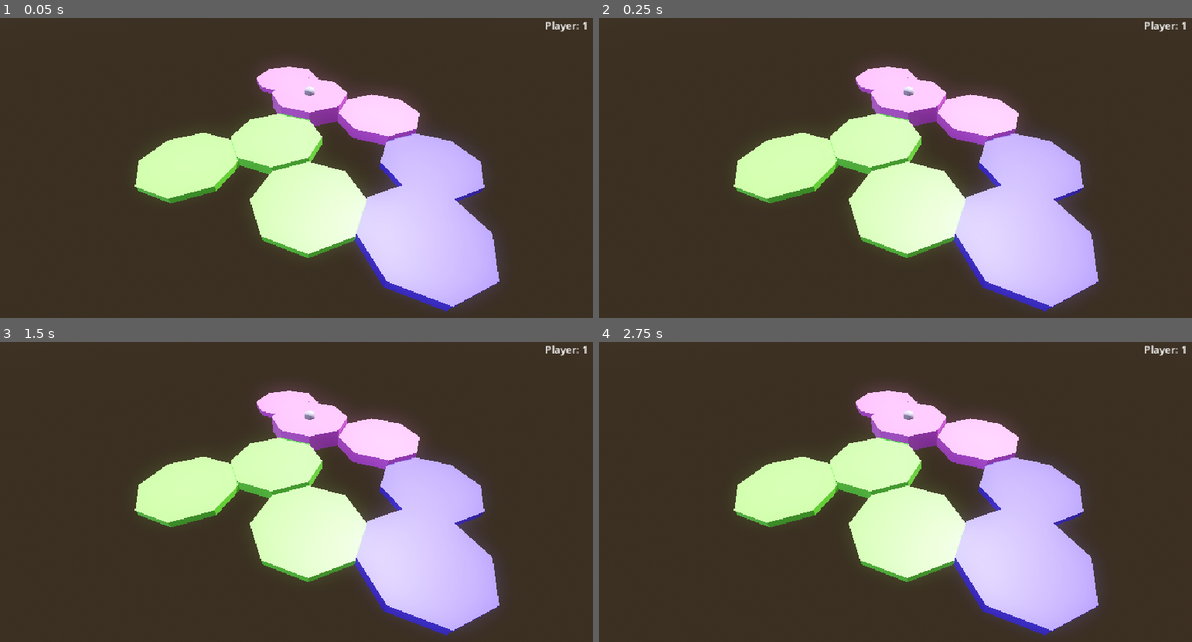
Above: before the commit, frames 1-4 (two rows, left to right).
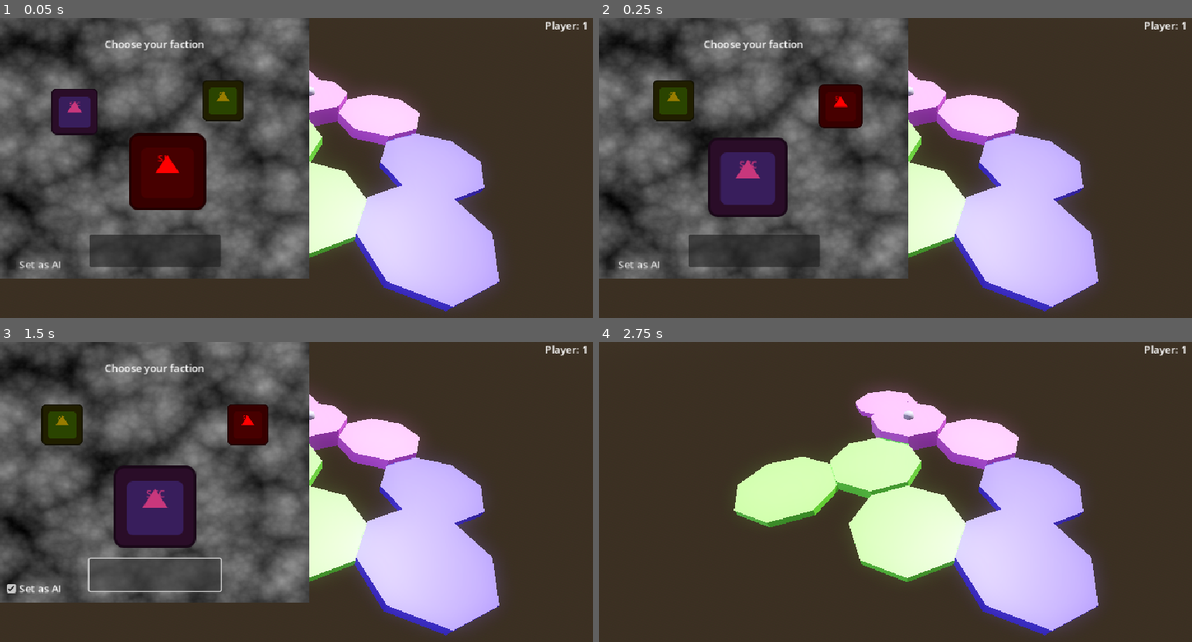
Above: after the commit, the same moments.

Repository: zlounsberry/OatsBrackeysJam2025
Game: Godot game, scene res://scenes/main.tscn
The game is run twice, just before and just after one commit, with the same random seed, the same clock (stepped at 60 frames per second) and the same inputs. The engine's default icon, where the game draws it, is replaced by a stand-in: a white triangle on a blue panel in a dark square.
Inputs (mouse positions are in pixels of both pictures, inside the frame that each line leads up to):
- Up to frame 1 (0.05 s): no input
- Up to frame 2 (0.25 s): no input
- Up to frame 3 (1.5 s): click (41, 588) at 0.5 s, where only the run after the commit has a clickable "Set as AI"; click (154, 576) at 1.27 s
- Up to frame 4 (2.75 s): click (753, 576) at 2.02 s

The runs differ from the first frame. In frame 1, 39% of the frame differs, in the area x 0-53%, y 0-87%; in frame 2, 38%; in frame 3, 40%; in frame 4, nothing differs.

Commit message:
faction selection operational

Diff:
--- /dev/null
+++ b/oatsbrackeysjam2025/assets/resources/CC.tres
@@ -0,0 +1,19 @@
+[gd_resource type="StandardMaterial3D" load_steps=3 format=3 uid="uid://8m7818qnvfcy"]
+
+[sub_resource type="FastNoiseLite" id="FastNoiseLite_q3t0x"]
+noise_type = 3
+frequency = 0.015
+fractal_type = 0
+fractal_octaves = 1
+domain_warp_enabled = true
+domain_warp_fractal_type = 0
+domain_warp_fractal_octaves = 1
+
+[sub_resource type="NoiseTexture2D" id="NoiseTexture2D_ip3nk"]
+seamless = true
+noise = SubResource("FastNoiseLite_q3t0x")
+
+[resource]
+albedo_color = Color(0.497519, 0.381771, 0.319104, 1)
+albedo_texture = SubResource("NoiseTexture2D_ip3nk")
+emission = Color(1, 1, 1, 1)
--- /dev/null
+++ b/oatsbrackeysjam2025/assets/resources/SCC.tres
@@ -0,0 +1,5 @@
+[gd_resource type="StandardMaterial3D" format=3 uid="uid://c5j3dlnejpy6l"]
+
+[resource]
+albedo_color = Color(0.557845, 0.169093, 0.670994, 1)
+emission = Color(1, 1, 1, 1)
--- /dev/null
+++ b/oatsbrackeysjam2025/assets/resources/SJ.tres
@@ -0,0 +1,5 @@
+[gd_resource type="StandardMaterial3D" format=3 uid="uid://bw3s6cwf6ch3"]
+
+[resource]
+albedo_color = Color(0.694118, 0.141176, 0.12549, 1)
+emission = Color(1, 1, 1, 1)
--- /dev/null
+++ b/oatsbrackeysjam2025/scenes/faction_selection.tscn
@@ -0,0 +1,577 @@
+[gd_scene load_steps=13 format=3 uid="uid://57epoytwmhh7"]
+
+[ext_resource type="Script" uid="uid://y6adcvth0dmn" path="res://scripts/faction_selection.gd" id="1_00o52"]
+[ext_resource type="Texture2D" uid="uid://cnadodyu0itsv" path="res://icon.svg" id="2_8e1ou"]
+
+[sub_resource type="Gradient" id="Gradient_8e1ou"]
+colors = PackedColorArray(0.597176, 0.597176, 0.597176, 1, 0, 0, 0, 1)
+
+[sub_resource type="FastNoiseLite" id="FastNoiseLite_xgy2r"]
+noise_type = 2
+
+[sub_resource type="NoiseTexture2D" id="NoiseTexture2D_gvdtk"]
+color_ramp = SubResource("Gradient_8e1ou")
+noise = SubResource("FastNoiseLite_xgy2r")
+
+[sub_resource type="Animation" id="Animation_cfxrl"]
+resource_name = "Select_SJ_left"
+length = 0.25
+step = 0.01
+tracks/0/type = "value"
+tracks/0/imported = false
+tracks/0/enabled = true
+tracks/0/path = NodePath("SCC:position")
+tracks/0/interp = 1
+tracks/0/loop_wrap = true
+tracks/0/keys = {
+"times": PackedFloat32Array(0, 0.25),
+"transitions": PackedFloat32Array(1, 1),
+"update": 0,
+"values": [Vector2(384, 128), Vector2(96, 128)]
+}
+tracks/1/type = "value"
+tracks/1/imported = false
+tracks/1/enabled = true
+tracks/1/path = NodePath("CC:position")
+tracks/1/interp = 1
+tracks/1/loop_wrap = true
+tracks/1/keys = {
+"times": PackedFloat32Array(0, 0.25),
+"transitions": PackedFloat32Array(1, 1),
+"update": 0,
+"values": [Vector2(240, 256), Vector2(384, 128)]
+}
+tracks/2/type = "value"
+tracks/2/imported = false
+tracks/2/enabled = true
+tracks/2/path = NodePath("SJ:position")
+tracks/2/interp = 1
+tracks/2/loop_wrap = true
+tracks/2/keys = {
+"times": PackedFloat32Array(0, 0.25),
+"transitions": PackedFloat32Array(1, 1),
+"update": 0,
+"values": [Vector2(96, 128), Vector2(240, 256)]
+}
+tracks/3/type = "value"
+tracks/3/imported = false
+tracks/3/enabled = true
+tracks/3/path = NodePath("SCC:scale")
+tracks/3/interp = 1
+tracks/3/loop_wrap = true
+tracks/3/keys = {
+"times": PackedFloat32Array(0, 0.25),
+"transitions": PackedFloat32Array(1, 1),
+"update": 0,
+"values": [Vector2(0.5, 0.5), Vector2(0.5, 0.5)]
+}
+tracks/4/type = "value"
+tracks/4/imported = false
+tracks/4/enabled = true
+tracks/4/path = NodePath("CC:scale")
+tracks/4/interp = 1
+tracks/4/loop_wrap = true
+tracks/4/keys = {
+"times": PackedFloat32Array(0, 0.25),
+"transitions": PackedFloat32Array(1, 1),
+"update": 0,
+"values": [Vector2(1, 1), Vector2(0.5, 0.5)]
+}
+tracks/5/type = "value"
+tracks/5/imported = false
+tracks/5/enabled = true
+tracks/5/path = NodePath("SJ:scale")
+tracks/5/interp = 1
+tracks/5/loop_wrap = true
+tracks/5/keys = {
+"times": PackedFloat32Array(0, 0.25),
+"transitions": PackedFloat32Array(1, 1),
+"update": 0,
+"values": [Vector2(0.5, 0.5), Vector2(1, 1)]
+}
+
+[sub_resource type="Animation" id="Animation_nrkqb"]
+resource_name = "Select_SJ_right"
+length = 0.25
+step = 0.01
+tracks/0/type = "value"
+tracks/0/imported = false
+tracks/0/enabled = true
+tracks/0/path = NodePath("SCC:position")
+tracks/0/interp = 1
+tracks/0/loop_wrap = true
+tracks/0/keys = {
+"times": PackedFloat32Array(0, 0.25),
+"transitions": PackedFloat32Array(1, 1),
+"update": 0,
+"values": [Vector2(240, 256), Vector2(96, 128)]
+}
+tracks/1/type = "value"
+tracks/1/imported = false
+tracks/1/enabled = true
+tracks/1/path = NodePath("CC:position")
+tracks/1/interp = 1
+tracks/1/loop_wrap = true
+tracks/1/keys = {
+"times": PackedFloat32Array(0, 0.25),
+"transitions": PackedFloat32Array(1, 1),
+"update": 0,
+"values": [Vector2(96, 128), Vector2(384, 128)]
+}
+tracks/2/type = "value"
+tracks/2/imported = false
+tracks/2/enabled = true
+tracks/2/path = NodePath("SJ:position")
+tracks/2/interp = 1
+tracks/2/loop_wrap = true
+tracks/2/keys = {
+"times": PackedFloat32Array(0, 0.25),
+"transitions": PackedFloat32Array(1, 1),
+"update": 0,
+"values": [Vector2(384, 128), Vector2(240, 256)]
+}
+tracks/3/type = "value"
+tracks/3/imported = false
+tracks/3/enabled = true
+tracks/3/path = NodePath("SCC:scale")
+tracks/3/interp = 1
+tracks/3/loop_wrap = true
+tracks/3/keys = {
+"times": PackedFloat32Array(0, 0.25),
+"transitions": PackedFloat32Array(1, 1),
+"update": 0,
+"values": [Vector2(1, 1), Vector2(0.5, 0.5)]
+}
+tracks/4/type = "value"
+tracks/4/imported = false
+tracks/4/enabled = true
+tracks/4/path = NodePath("CC:scale")
+tracks/4/interp = 1
+tracks/4/loop_wrap = true
+tracks/4/keys = {
+"times": PackedFloat32Array(0, 0.25),
+"transitions": PackedFloat32Array(1, 1),
+"update": 0,
+"values": [Vector2(0.5, 0.5), Vector2(0.5, 0.5)]
+}
+tracks/5/type = "value"
+tracks/5/imported = false
+tracks/5/enabled = true
+tracks/5/path = NodePath("SJ:scale")
+tracks/5/interp = 1
+tracks/5/loop_wrap = true
+tracks/5/keys = {
+"times": PackedFloat32Array(0, 0.25),
+"transitions": PackedFloat32Array(1, 1),
+"update": 0,
+"values": [Vector2(0.5, 0.5), Vector2(1, 1)]
+}
+
+[sub_resource type="Animation" id="Animation_8e1ou"]
+resource_name = "Select_SCC_right"
+length = 0.25
+step = 0.01
+tracks/0/type = "value"
+tracks/0/imported = false
+tracks/0/enabled = true
+tracks/0/path = NodePath("SCC:position")
+tracks/0/interp = 1
+tracks/0/loop_wrap = true
+tracks/0/keys = {
+"times": PackedFloat32Array(0, 0.25),
+"transitions": PackedFloat32Array(1, 1),
+"update": 0,
+"values": [Vector2(384, 128), Vector2(240, 256)]
+}
+tracks/1/type = "value"
+tracks/1/imported = false
+tracks/1/enabled = true
+tracks/1/path = NodePath("CC:position")
+tracks/1/interp = 1
+tracks/1/loop_wrap = true
+tracks/1/keys = {
+"times": PackedFloat32Array(0, 0.25),
+"transitions": PackedFloat32Array(1, 1),
+"update": 0,
+"values": [Vector2(240, 256), Vector2(96, 128)]
+}
+tracks/2/type = "value"
+tracks/2/imported = false
+tracks/2/enabled = true
+tracks/2/path = NodePath("SJ:position")
+tracks/2/interp = 1
+tracks/2/loop_wrap = true
+tracks/2/keys = {
+"times": PackedFloat32Array(0, 0.25),
+"transitions": PackedFloat32Array(1, 1),
+"update": 0,
+"values": [Vector2(96, 128), Vector2(384, 128)]
+}
+tracks/3/type = "value"
+tracks/3/imported = false
+tracks/3/enabled = true
+tracks/3/path = NodePath("SCC:scale")
+tracks/3/interp = 1
+tracks/3/loop_wrap = true
+tracks/3/keys = {
+"times": PackedFloat32Array(0, 0.25),
+"transitions": PackedFloat32Array(1, 1),
+"update": 0,
+"values": [Vector2(0.5, 0.5), Vector2(1, 1)]
+}
+tracks/4/type = "value"
+tracks/4/imported = false
+tracks/4/enabled = true
+tracks/4/path = NodePath("CC:scale")
+tracks/4/interp = 1
+tracks/4/loop_wrap = true
+tracks/4/keys = {
+"times": PackedFloat32Array(0, 0.25),
+"transitions": PackedFloat32Array(1, 1),
+"update": 0,
+"values": [Vector2(1, 1), Vector2(0.5, 0.5)]
+}
+tracks/5/type = "value"
+tracks/5/imported = false
+tracks/5/enabled = true
+tracks/5/path = NodePath("SJ:scale")
+tracks/5/interp = 1
+tracks/5/loop_wrap = true
+tracks/5/keys = {
+"times": PackedFloat32Array(0, 0.25),
+"transitions": PackedFloat32Array(1, 1),
+"update": 0,
+"values": [Vector2(0.5, 0.5), Vector2(0.5, 0.5)]
+}
+
+[sub_resource type="Animation" id="Animation_7cvuc"]
+resource_name = "Select_SCC_left"
+length = 0.25
+step = 0.01
+tracks/0/type = "value"
+tracks/0/imported = false
+tracks/0/enabled = true
+tracks/0/path = NodePath("SCC:position")
+tracks/0/interp = 1
+tracks/0/loop_wrap = true
+tracks/0/keys = {
+"times": PackedFloat32Array(0, 0.25),
+"transitions": PackedFloat32Array(1, 1),
+"update": 0,
+"values": [Vector2(96, 128), Vector2(240, 256)]
+}
+tracks/1/type = "value"
+tracks/1/imported = false
+tracks/1/enabled = true
+tracks/1/path = NodePath("CC:position")
+tracks/1/interp = 1
+tracks/1/loop_wrap = true
+tracks/1/keys = {
+"times": PackedFloat32Array(0, 0.25),
+"transitions": PackedFloat32Array(1, 1),
+"update": 0,
+"values": [Vector2(384, 128), Vector2(96, 128)]
+}
+tracks/2/type = "value"
+tracks/2/imported = false
+tracks/2/enabled = true
+tracks/2/path = NodePath("SJ:position")
+tracks/2/interp = 1
+tracks/2/loop_wrap = true
+tracks/2/keys = {
+"times": PackedFloat32Array(0, 0.25),
+"transitions": PackedFloat32Array(1, 1),
+"update": 0,
+"values": [Vector2(240, 256), Vector2(384, 128)]
+}
+tracks/3/type = "value"
+tracks/3/imported = false
+tracks/3/enabled = true
+tracks/3/path = NodePath("SCC:scale")
+tracks/3/interp = 1
+tracks/3/loop_wrap = true
+tracks/3/keys = {
+"times": PackedFloat32Array(0, 0.25),
+"transitions": PackedFloat32Array(1, 1),
+"update": 0,
+"values": [Vector2(0.5, 0.5), Vector2(1, 1)]
+}
+tracks/4/type = "value"
+tracks/4/imported = false
+tracks/4/enabled = true
+tracks/4/path = NodePath("CC:scale")
+tracks/4/interp = 1
+tracks/4/loop_wrap = true
+tracks/4/keys = {
+"times": PackedFloat32Array(0, 0.25),
+"transitions": PackedFloat32Array(1, 1),
+"update": 0,
+"values": [Vector2(0.5, 0.5), Vector2(0.5, 0.5)]
+}
+tracks/5/type = "value"
+tracks/5/imported = false
+tracks/5/enabled = true
+tracks/5/path = NodePath("SJ:scale")
+tracks/5/interp = 1
+tracks/5/loop_wrap = true
+tracks/5/keys = {
+"times": PackedFloat32Array(0, 0.25),
+"transitions": PackedFloat32Array(1, 1),
+"update": 0,
+"values": [Vector2(1, 1), Vector2(0.5, 0.5)]
+}
+
+[sub_resource type="Animation" id="Animation_nkasc"]
+resource_name = "Select_CC_left"
+length = 0.25
+step = 0.01
+tracks/0/type = "value"
+tracks/0/imported = false
+tracks/0/enabled = true
+tracks/0/path = NodePath("SCC:position")
+tracks/0/interp = 1
+tracks/0/loop_wrap = true
+tracks/0/keys = {
+"times": PackedFloat32Array(0, 0.25),
+"transitions": PackedFloat32Array(1, 1),
+"update": 0,
+"values": [Vector2(240, 256), Vector2(384, 128)]
+}
+tracks/1/type = "value"
+tracks/1/imported = false
+tracks/1/enabled = true
+tracks/1/path = NodePath("CC:position")
+tracks/1/interp = 1
+tracks/1/loop_wrap = true
+tracks/1/keys = {
+"times": PackedFloat32Array(0, 0.25),
+"transitions": PackedFloat32Array(1, 1),
+"update": 0,
+"values": [Vector2(96, 128), Vector2(240, 256)]
+}
+tracks/2/type = "value"
+tracks/2/imported = false
+tracks/2/enabled = true
+tracks/2/path = NodePath("SJ:position")
+tracks/2/interp = 1
+tracks/2/loop_wrap = true
+tracks/2/keys = {
+"times": PackedFloat32Array(0, 0.25),
+"transitions": PackedFloat32Array(1, 1),
+"update": 0,
+"values": [Vector2(384, 128), Vector2(96, 128)]
+}
+tracks/3/type = "value"
+tracks/3/imported = false
+tracks/3/enabled = true
+tracks/3/path = NodePath("SCC:scale")
+tracks/3/interp = 1
+tracks/3/loop_wrap = true
+tracks/3/keys = {
+"times": PackedFloat32Array(0, 0.25),
+"transitions": PackedFloat32Array(1, 1),
+"update": 0,
+"values": [Vector2(1, 1), Vector2(0.5, 0.5)]
+}
+tracks/4/type = "value"
+tracks/4/imported = false
+tracks/4/enabled = true
+tracks/4/path = NodePath("CC:scale")
+tracks/4/interp = 1
+tracks/4/loop_wrap = true
+tracks/4/keys = {
+"times": PackedFloat32Array(0, 0.25),
+"transitions": PackedFloat32Array(1, 1),
+"update": 0,
+"values": [Vector2(0.5, 0.5), Vector2(1, 1)]
+}
+tracks/5/type = "value"
+tracks/5/imported = false
+tracks/5/enabled = true
+tracks/5/path = NodePath("SJ:scale")
+tracks/5/interp = 1
+tracks/5/loop_wrap = true
+tracks/5/keys = {
+"times": PackedFloat32Array(0, 0.25),
+"transitions": PackedFloat32Array(1, 1),
+"update": 0,
+"values": [Vector2(0.5, 0.5), Vector2(0.5, 0.5)]
+}
+
+[sub_resource type="Animation" id="Animation_xgy2r"]
+resource_name = "Select_CC_right"
+length = 0.25
+step = 0.01
+tracks/0/type = "value"
+tracks/0/imported = false
+tracks/0/enabled = true
+tracks/0/path = NodePath("SCC:position")
+tracks/0/interp = 1
+tracks/0/loop_wrap = true
+tracks/0/keys = {
+"times": PackedFloat32Array(0, 0.25),
+"transitions": PackedFloat32Array(1, 1),
+"update": 0,
+"values": [Vector2(96, 128), Vector2(384, 128)]
+}
+tracks/1/type = "value"
+tracks/1/imported = false
+tracks/1/enabled = true
+tracks/1/path = NodePath("CC:position")
+tracks/1/interp = 1
+tracks/1/loop_wrap = true
+tracks/1/keys = {
+"times": PackedFloat32Array(0, 0.25),
+"transitions": PackedFloat32Array(1, 1),
+"update": 0,
+"values": [Vector2(384, 128), Vector2(240, 256)]
+}
+tracks/2/type = "value"
+tracks/2/imported = false
+tracks/2/enabled = true
+tracks/2/path = NodePath("SJ:position")
+tracks/2/interp = 1
+tracks/2/loop_wrap = true
+tracks/2/keys = {
+"times": PackedFloat32Array(0, 0.25),
+"transitions": PackedFloat32Array(1, 1),
+"update": 0,
+"values": [Vector2(240, 256), Vector2(96, 128)]
+}
+tracks/3/type = "value"
+tracks/3/imported = false
+tracks/3/enabled = true
+tracks/3/path = NodePath("SCC:scale")
+tracks/3/interp = 1
+tracks/3/loop_wrap = true
+tracks/3/keys = {
+"times": PackedFloat32Array(0, 0.25),
+"transitions": PackedFloat32Array(1, 1),
+"update": 0,
+"values": [Vector2(0.5, 0.5), Vector2(0.5, 0.5)]
+}
+tracks/4/type = "value"
+tracks/4/imported = false
+tracks/4/enabled = true
+tracks/4/path = NodePath("CC:scale")
+tracks/4/interp = 1
+tracks/4/loop_wrap = true
+tracks/4/keys = {
+"times": PackedFloat32Array(0, 0.25),
+"transitions": PackedFloat32Array(1, 1),
+"update": 0,
+"values": [Vector2(0.5, 0.5), Vector2(1, 1)]
+}
+tracks/5/type = "value"
+tracks/5/imported = false
+tracks/5/enabled = true
+tracks/5/path = NodePath("SJ:scale")
+tracks/5/interp = 1
+tracks/5/loop_wrap = true
+tracks/5/keys = {
+"times": PackedFloat32Array(0, 0.25),
+"transitions": PackedFloat32Array(1, 1),
+"update": 0,
+"values": [Vector2(1, 1), Vector2(0.5, 0.5)]
+}
+
+[sub_resource type="AnimationLibrary" id="AnimationLibrary_gvdtk"]
+_data = {
+&"Select_CC_left": SubResource("Animation_nkasc"),
+&"Select_CC_right": SubResource("Animation_xgy2r"),
+&"Select_SCC_left": SubResource("Animation_7cvuc"),
+&"Select_SCC_right": SubResource("Animation_8e1ou"),
+&"Select_SJ_left": SubResource("Animation_cfxrl"),
+&"Select_SJ_right": SubResource("Animation_nrkqb")
+}
+
+[node name="FactionSelection" type="NinePatchRect"]
+anchors_preset = -1
+anchor_right = 0.5
+anchor_bottom = 0.75
+offset_bottom = -3.05176e-05
+texture = SubResource("NoiseTexture2D_gvdtk")
+script = ExtResource("1_00o52")
+
+[node name="Title" type="Label" parent="."]
+layout_mode = 1
+anchors_preset = 5
+anchor_left = 0.5
+anchor_right = 0.5
+offset_left = -82.0
+offset_top = 24.0
+offset_right = 82.0
+offset_bottom = 58.0
+grow_horizontal = 2
+size_flags_horizontal = 4
+text = "Choose your faction"
+horizontal_alignment = 1
+vertical_alignment = 1
+
+[node name="SCC" type="Sprite2D" parent="."]
+modulate = Color(0.78292, 0.214683, 0.484692, 1)
+position = Vector2(240, 256)
+texture = ExtResource("2_8e1ou")
+
+[node name="Label" type="Label" parent="SCC"]
+offset_left = -14.0
+offset_top = -32.0
+offset_right = 26.0
+offset_bottom = -9.0
+text = "SCC"
+
+[node name="CC" type="Sprite2D" parent="."]
+modulate = Color(0.596142, 0.487097, 0, 1)
+position = Vector2(96, 128)
+scale = Vector2(0.5, 0.5)
+texture = ExtResource("2_8e1ou")
+
+[node name="Label2" type="Label" parent="CC"]
+offset_left = -14.0
+offset_top = -31.0
+offset_right = 26.0
+offset_bottom = -8.0
+text = "CC"
+
+[node name="SJ" type="Sprite2D" parent="."]
+modulate = Color(1, 0, 0, 1)
+position = Vector2(384, 128)
+scale = Vector2(0.5, 0.5)
+texture = ExtResource("2_8e1ou")
+
+[node name="Label3" type="Label" parent="SJ"]
+offset_left = -16.0
+offset_top = -34.0
+offset_right = 24.0
+offset_bottom = -11.0
+text = "SJ"
+
+[node name="AnimationPlayer" type="AnimationPlayer" parent="."]
+libraries = {
+&"": SubResource("AnimationLibrary_gvdtk")
+}
+
+[node name="Confirm" type="Button" parent="."]
+layout_mode = 1
+anchors_preset = 7
+anchor_left = 0.5
+anchor_top = 1.0
+anchor_right = 0.5
+anchor_bottom = 1.0
+offset_left = -102.0
+offset_top = -68.0
+offset_right = 102.0
+offset_bottom = -18.0
+grow_horizontal = 2
+grow_vertical = 0
+
+[node name="CheckButton" type="CheckBox" parent="."]
+layout_mode = 0
+offset_left = 5.0
+offset_top = 368.0
+offset_right = 123.0
+offset_bottom = 399.0
+text = "Set as AI "
+
+[connection signal="pressed" from="Confirm" to="." method="_on_confirm_pressed"]
+[connection signal="toggled" from="CheckButton" to="." method="_on_check_button_toggled"]
--- a/oatsbrackeysjam2025/scenes/hud.tscn
+++ b/oatsbrackeysjam2025/scenes/hud.tscn
@@ -1,7 +1,8 @@
-[gd_scene load_steps=3 format=3 uid="uid://bp3uca8anltpu"]
+[gd_scene load_steps=4 format=3 uid="uid://bp3uca8anltpu"]
 
 [ext_resource type="PackedScene" uid="uid://cxrq0y8oacs2e" path="res://scenes/confirm_menu.tscn" id="1_ahhtf"]
 [ext_resource type="Script" uid="uid://b8goq67pxid8j" path="res://scripts/hud.gd" id="1_oo0fn"]
+[ext_resource type="PackedScene" uid="uid://57epoytwmhh7" path="res://scenes/faction_selection.tscn" id="3_5ysmq"]
 
 [node name="HUD" type="CanvasLayer"]
 script = ExtResource("1_oo0fn")
@@ -15,4 +16,6 @@
 offset_bottom = 31.0
 text = "Player turn: "
 
+[node name="FactionSelection" parent="." instance=ExtResource("3_5ysmq")]
+
 [connection signal="player_selected_yes" from="ConfirmMenu" to="." method="_on_confirm_menu_player_selected_yes"]
--- a/oatsbrackeysjam2025/scripts/classes/army.gd
+++ b/oatsbrackeysjam2025/scripts/classes/army.gd
@@ -3,8 +3,23 @@
 
 signal movement_complete
 
-@export var army_id: int = 0
+const CC = preload("res://assets/resources/CC.tres")
+const SCC = preload("res://assets/resources/SCC.tres")
+const SJ = preload("res://assets/resources/SJ.tres")
+
+@export var is_ai: bool = false
 @export var currently_taking_turn: bool = false
+@export var faction_id: int = 0
+
+
+func skin_self(faction_id: int):
+	match faction_id:
+		GameState.FACTIONS.SANDWICH_COOKIE_CHAN:
+			$CSGMesh3D.material_override = SCC
+		GameState.FACTIONS.CHOCCY_CHIP:
+			$CSGMesh3D.material_override = CC
+		GameState.FACTIONS.STRAWBRY_JAMMER:
+			$CSGMesh3D.material_override = SJ
 
 
 func move_to_new_space(new_position: Vector3) -> void:
--- /dev/null
+++ b/oatsbrackeysjam2025/scripts/faction_selection.gd
@@ -0,0 +1,97 @@
+extends NinePatchRect
+
+@onready var current_selection: int = GameState.FACTIONS.SANDWICH_COOKIE_CHAN
+@onready var left_position: Vector2 = $SCC.position
+@onready var right_position: Vector2 = $CC.position
+@onready var center_position: Vector2 = $SJ.position
+@onready var is_animating: bool = false
+@onready var is_ai: bool = false
+@onready var current_player_choosing: int = 0
+@onready var anim: AnimationPlayer = $AnimationPlayer
+@onready var confirm_button: Button = $Confirm
+
+
+func _ready() -> void:
+#	 Initialize player dictionary
+	for value in range(GameState.number_of_players):
+		GameState.current_player_dict[value]["faction_id"] = -99
+		GameState.current_player_dict[value]["is_ai"] = false
+		GameState.current_player_dict[value]["is_eliminated"] = false
+	print("current game dict: ", GameState.current_player_dict)
+	is_animating = true
+	anim.play("Select_SCC_left")
+	await anim.animation_finished
+	is_animating = false
+
+
+func _input(event: InputEvent) -> void:
+	if is_animating:
+		return
+	if event.is_action("ui_left"):
+		_scroll_left()
+	if event.is_action("ui_right"):
+		_scroll_right()
+
+
+func _scroll_left():
+	is_animating = true
+	match current_selection:
+		GameState.FACTIONS.SANDWICH_COOKIE_CHAN:
+			anim.play("Select_SJ_left")
+			_update_current_selection(GameState.FACTIONS.STRAWBRY_JAMMER)
+			confirm_button.text = "STRAWBRY_JAMMER"
+			#current_selection = GameState.FACTIONS.SANDWICH_COOKIE_CHAN
+		GameState.FACTIONS.CHOCCY_CHIP:
+			anim.play("Select_SCC_left")
+			_update_current_selection(GameState.FACTIONS.SANDWICH_COOKIE_CHAN)
+			confirm_button.text = "SANDWICH_COOKIE_CHAN"
+			#current_selection = GameState.FACTIONS.CHOCCY_CHIP
+		GameState.FACTIONS.STRAWBRY_JAMMER:
+			anim.play("Select_CC_left")
+			_update_current_selection(GameState.FACTIONS.CHOCCY_CHIP)
+			confirm_button.text = "CHOCCY_CHIP"
+			#current_selection = GameState.FACTIONS.STRAWBRY_JAMMER
+	await anim.animation_finished
+	is_animating = false
+
+
+func _scroll_right():
+	is_animating = true
+	print("current faction on scroll right: ", current_selection)
+	match current_selection:
+		GameState.FACTIONS.SANDWICH_COOKIE_CHAN:
+			anim.play("Select_CC_right")
+			_update_current_selection(GameState.FACTIONS.CHOCCY_CHIP)
+			confirm_button.text = "CHOCCY_CHIP"
+		GameState.FACTIONS.CHOCCY_CHIP:
+			anim.play("Select_SJ_right")
+			_update_current_selection(GameState.FACTIONS.STRAWBRY_JAMMER)
+			confirm_button.text = "STRAWBRY_JAMMER"
+		GameState.FACTIONS.STRAWBRY_JAMMER:
+			anim.play("Select_SCC_right")
+			_update_current_selection(GameState.FACTIONS.SANDWICH_COOKIE_CHAN)
+			confirm_button.text = "SANDWICH_COOKIE_CHAN"
+	await anim.animation_finished
+	is_animating = false
+
+
+func _update_current_selection(faction_id: int) -> void:
+	current_selection = faction_id
+
+
+func _on_confirm_pressed() -> void:
+	GameState.current_player_dict[current_player_choosing]["faction_id"] = current_selection
+	GameState.current_player_dict[current_player_choosing]["is_ai"] = is_ai
+	print(GameState.current_player_dict)
+	current_player_choosing += 1
+	if current_player_choosing >= GameState.number_of_players:
+		print("all done!")
+		GameState.current_state = GameState.STATE_MACHINE.SELECTING_IN_GAME
+		self.queue_free()
+
+
+func _on_check_button_toggled(toggled_on: bool) -> void:
+	if toggled_on:
+		is_ai = true
+	else:
+		is_ai = false
--- a/oatsbrackeysjam2025/scripts/globals/game_state.gd
+++ b/oatsbrackeysjam2025/scripts/globals/game_state.gd
@@ -27,12 +27,30 @@
 @onready var current_state: int = STATE_MACHINE.SELECTING_IN_GAME # For testing confirm button
 @onready var current_player_turn: int = GameState.PLAYER_IDS.PLAYER_99 # This gets updated with _update_current_player in the main scene ready function
 @onready var current_player_dict: Dictionary = {
-	PLAYER_IDS.PLAYER_99:
+	PLAYER_IDS.PLAYER_1:
 		{
-			"is_player": true,
+			"is_ai": true,
 			"faction_id": FACTIONS.SANDWICH_COOKIE_CHAN,
 			"is_eliminated": false
-		}
+		},
+	PLAYER_IDS.PLAYER_2:
+		{
+			"is_ai": true,
+			"faction_id": FACTIONS.SANDWICH_COOKIE_CHAN,
+			"is_eliminated": false
+		},
+	PLAYER_IDS.PLAYER_3:
+		{
+			"is_ai": true,
+			"faction_id": FACTIONS.SANDWICH_COOKIE_CHAN,
+			"is_eliminated": false
+		},
+	PLAYER_IDS.PLAYER_4:
+		{
+			"is_ai": true,
+			"faction_id": FACTIONS.SANDWICH_COOKIE_CHAN,
+			"is_eliminated": false
+		},
 }
 
 @onready var number_of_players: int = 2 # This will get updated to an export var controlling the main scene
Not shown, added: oatsbrackeysjam2025/scripts/faction_selection.gd.uid
